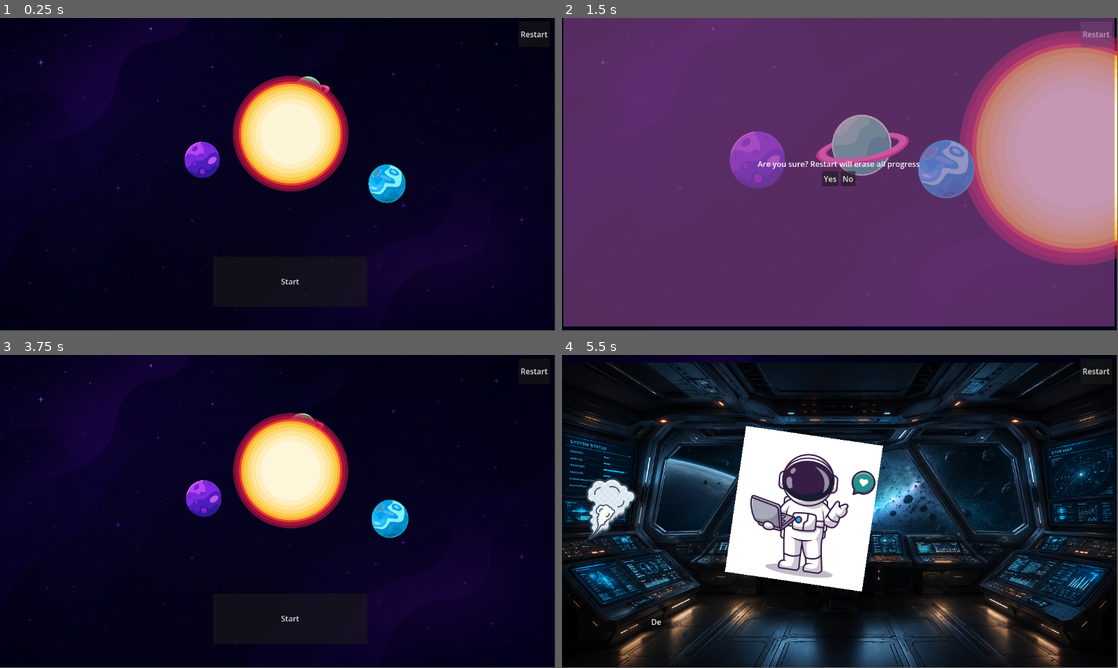
Above: before the commit, frames 1-4 (two rows, left to right).
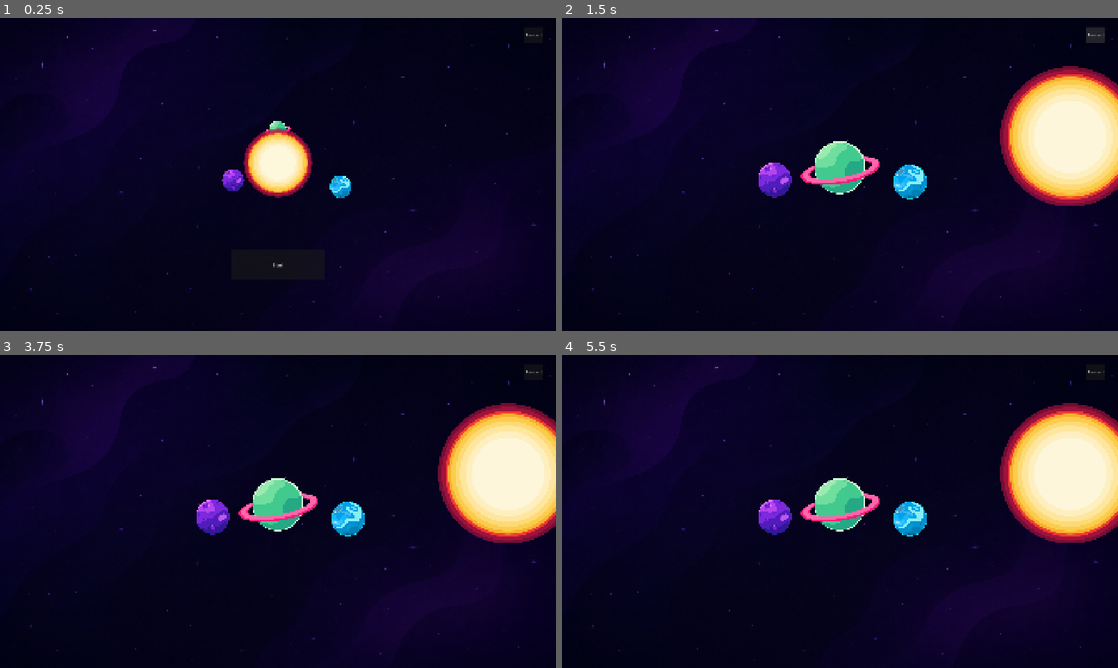
Above: after the commit, the same moments.

Repository: DanilLvov/GamificationTool
Game: Godot game, scene res://Scenes/Menu.tscn
Same seed, same stepped clock (60 frames per second), same inputs: the game is played once before the commit and once after it.
Inputs (mouse positions are in pixels of both pictures, inside the frame that each line leads up to):
- Up to frame 1 (0.25 s): no input
- Up to frame 2 (1.5 s): click "Start" at 0.5 s; click "Restart" at 1.25 s
- Up to frame 3 (3.75 s): click "Restart" at 2 s; click "Restart" at 2.75 s; click (266, 514) at 3.5 s, where only the run before the commit has a clickable "Yes"
- Up to frame 4 (5.5 s): click (851, 617) at 4.25 s, where only the run before the commit has a clickable "Start"; tap Enter at 5 s; move the mouse to (962, 495) at 5.02 s; click (962, 495) at 5.17 s
In our replay, the window is 799x449 before the commit and 800x450 after it. These sizes can differ from the game's own. Grey fills any space a smaller window leaves; there, only what the larger window draws over its background counts as a difference.

The runs differ from the first frame. In frame 1, 8.1% of the frame differs, in the area x 2-100%, y 0-100%; in frame 2, 98%, in the area x 0-100%, y 0-100%; in frame 3, 17%; in frame 4, 58%.
Error after the commit: Invalid access to property or key 'finished' on a base object of type 'null instance'. (res://Scripts/menu.gd:39)

Commit message:
Edited default resolution to be 1920x1080

Diff:
--- a/Scenes/Menu.tscn
+++ b/Scenes/Menu.tscn
@@ -5,6 +5,7 @@
 [ext_resource type="PackedScene" uid="uid://08yngngwjd1n" path="res://Scenes/StartScreen.tscn" id="2_s2c3o"]
 [ext_resource type="PackedScene" uid="uid://crexa6ncprce6" path="res://Scenes/cutscene.tscn" id="3_s2c3o"]
 [ext_resource type="PackedScene" uid="uid://c7icyl6pvqh3b" path="res://Scenes/mini_game.tscn" id="3_syfuq"]
+[ext_resource type="PackedScene" uid="uid://deiyfl7ij7so" path="res://Scenes/minigame_controller.tscn" id="5_idohh"]
 
 [sub_resource type="StyleBoxFlat" id="StyleBoxFlat_s2c3o"]
 bg_color = Color(0.6, 0.3019608, 0.6, 0.56078434)
@@ -15,18 +16,17 @@
 
 [node name="SpaceBg" type="Sprite2D" parent="." unique_id=1424909887]
 z_index = -2
-position = Vector2(575, 322.75)
-scale = Vector2(0.68899524, 0.6934113)
+scale = Vector2(1.1732199, 1.1732199)
 texture = ExtResource("2_ma218")
+centered = false
 
 [node name="StartScreen" parent="." unique_id=504394107 instance=ExtResource("2_s2c3o")]
-position = Vector2(3, 0)
 
 [node name="StartButton" type="Button" parent="StartScreen" unique_id=315628407]
-offset_left = 439.0
-offset_top = 495.0
-offset_right = 759.0
-offset_bottom = 599.0
+offset_left = 800.0
+offset_top = 800.0
+offset_right = 1120.0
+offset_bottom = 904.0
 text = "Start"
 
 [node name="MiniGame" parent="." unique_id=875578804 instance=ExtResource("3_syfuq")]
@@ -34,16 +34,19 @@
 
 [node name="RestartButton" type="Button" parent="." unique_id=480556500]
 z_index = 3
-offset_left = 1076.0
-offset_top = 7.0
-offset_right = 1141.0
-offset_bottom = 60.0
+offset_left = 1811.0
+offset_top = 32.0
+offset_right = 1876.0
+offset_bottom = 85.0
 text = "Restart"
+
+[node name="MinigameController" parent="." unique_id=45388222 instance=ExtResource("5_idohh")]
+visible = false
 
 [node name="GameEnd" type="PanelContainer" parent="." unique_id=898184270]
 visible = false
-offset_right = 1154.0
-offset_bottom = 643.0
+offset_right = 1920.0
+offset_bottom = 1080.0
 
 [node name="Label" type="Label" parent="GameEnd" unique_id=396480100]
 layout_mode = 2
@@ -53,6 +56,7 @@
 [node name="RestartMenu" type="PanelContainer" parent="." unique_id=1349227946]
 visible = false
 z_index = 3
+custom_minimum_size = Vector2(1920, 1080)
 offset_left = 3.0
 offset_right = 1146.0
 offset_bottom = 640.0
@@ -80,14 +84,13 @@
 text = "No"
 
 [node name="Cutscene" parent="." unique_id=2129651268 instance=ExtResource("3_s2c3o")]
-position = Vector2(2, 19)
 
 [node name="RestartWarning" type="Label" parent="." unique_id=1798436796]
 visible = false
 z_index = 6
-offset_left = 486.0
+offset_left = 830.0
 offset_top = 19.0
-offset_right = 746.0
+offset_right = 1090.0
 offset_bottom = 122.0
 text = "are you still here?"
 horizontal_alignment = 1
--- a/Scenes/StartScreen.tscn
+++ b/Scenes/StartScreen.tscn
@@ -10,21 +10,21 @@
 script = ExtResource("1_a2231")
 
 [node name="Sun1" type="Sprite2D" parent="." unique_id=628054557]
-position = Vector2(600, 240)
+position = Vector2(960, 500)
 scale = Vector2(0.5, 0.5)
 texture = ExtResource("1_3u666")
 
 [node name="Planet1_1NoBlur" type="Sprite2D" parent="." unique_id=1206152234]
-position = Vector2(420, 293)
+position = Vector2(755.19995, 489.19995)
 scale = Vector2(0.2, 0.2)
 texture = ExtResource("2_a2231")
 
 [node name="Planet2_1" type="Sprite2D" parent="." unique_id=274980847]
-position = Vector2(191.00003, 289.00003)
+position = Vector2(526.19995, 485.19998)
 scale = Vector2(0.2, 0.2)
 texture = ExtResource("3_ey7n4")
 
 [node name="Planet3_1" type="Sprite2D" parent="." unique_id=542053172]
-position = Vector2(305, 289)
+position = Vector2(640.19995, 485.19995)
 scale = Vector2(0.1, 0.1)
 texture = ExtResource("4_6mw8b")
--- a/Scripts/menu.gd
+++ b/Scripts/menu.gd
@@ -10,7 +10,7 @@
 }
 
 # Node variables, if changing node name, change it here:
-@onready var minigame_manager := $MiniGame
+@onready var minigame_manager := $MinigameController
 @onready var cutscene_manager := $Cutscene
 @onready var start_button := $StartScreen/StartButton
 @onready var restart_button := $RestartButton
@@ -20,7 +20,8 @@
 @onready var end_screen := $GameEnd
 
 
-# Restart timer vars:
+# Restart timer vars:#
+# TODO: add important vars into config.json
 var idle_timeout := 60.0
 var restart_warning_time := 10.0
 var warning_shown := false
@@ -150,6 +151,7 @@
 			cutscene_manager.visible = true
 			cutscene_manager.get_current_cutscene(timeline.get(str(current_scene_id)).get("cutscene_id"))
 		GameState.MINIGAME:
+			minigame_manager._draw_minigame(current_minigame)
 			minigame_manager.visible = true
 		GameState.SPECIALIZATION_CHOICE:
 			start_screen.visible = true
--- a/Scripts/start_screen.gd
+++ b/Scripts/start_screen.gd
@@ -6,26 +6,26 @@
 var finished_transition = false
 
 var sun_time := 0.0
-var sun_transition_target := Vector2 (1220, 280)
+var sun_transition_target := Vector2 (2020, 380)
 var sun_scale = Vector2 (0.5, 0.5)
 @onready var sun = $Sun1
 
 # All changes to planets behaviour go here
 @onready var planets = [
-{	"center": Vector2(600, 260),
-	"radius_x": 200.0,
-	"radius_y": 90.0,
+{	"center": Vector2(960, 525),
+	"radius_x": 180.0,
+	"radius_y": 70.0,
 	"angle":  PI * 5.0 / 6.0,
 	"speed": 0.5,
 	"forward": true,			# used to determine if is behind or in front of the sun
 	"planet": $Planet1_1NoBlur, # Don't forget to change when renaming Scene objects
 	"scale_min": 0.1,
 	"scale_max": 0.2,
-	"target_position": Vector2(400, 300),
+	"target_position": Vector2(710, 560),
 	"target_scale": Vector2(0.3, 0.3)
 
 },
-{	"center": Vector2(600, 275),
+{	"center": Vector2(960, 525),
 	"radius_x": 250.0,
 	"radius_y": 115.0,
 	"angle": PI / 6.0,
@@ -34,10 +34,10 @@
 	"planet": $Planet2_1,
 	"scale_min": 0.1,
 	"scale_max": 0.2,
-	"target_position": Vector2(800, 300),
+	"target_position": Vector2(1210, 560),
 	"target_scale": Vector2(0.3, 0.3)
 },
-{	"center": Vector2(600, 290),
+{	"center": Vector2(960, 525),
 	"radius_x": 290.0,
 	"radius_y": 140.0,
 	"angle": 3 * PI/2,
@@ -46,8 +46,8 @@
 	"planet": $Planet3_1,
 	"scale_min": 0.08,
 	"scale_max": 0.15,
-	"target_position": Vector2(600, 300),
-	"target_scale": Vector2(0.2, 0.2)
+	"target_position": Vector2(960, 560),
+	"target_scale": Vector2(0.3, 0.3)
 }
 ]
 
--- a/project.godot
+++ b/project.godot
@@ -15,6 +15,13 @@
 config/features=PackedStringArray("4.6", "GL Compatibility")
 config/icon="res://Assets/Textures/icon.svg"
 
+[display]
+
+window/size/viewport_width=1920
+window/size/viewport_height=1080
+window/size/mode=2
+window/stretch/mode="canvas_items"
+
 [physics]
 
 3d/physics_engine="Jolt Physics"
